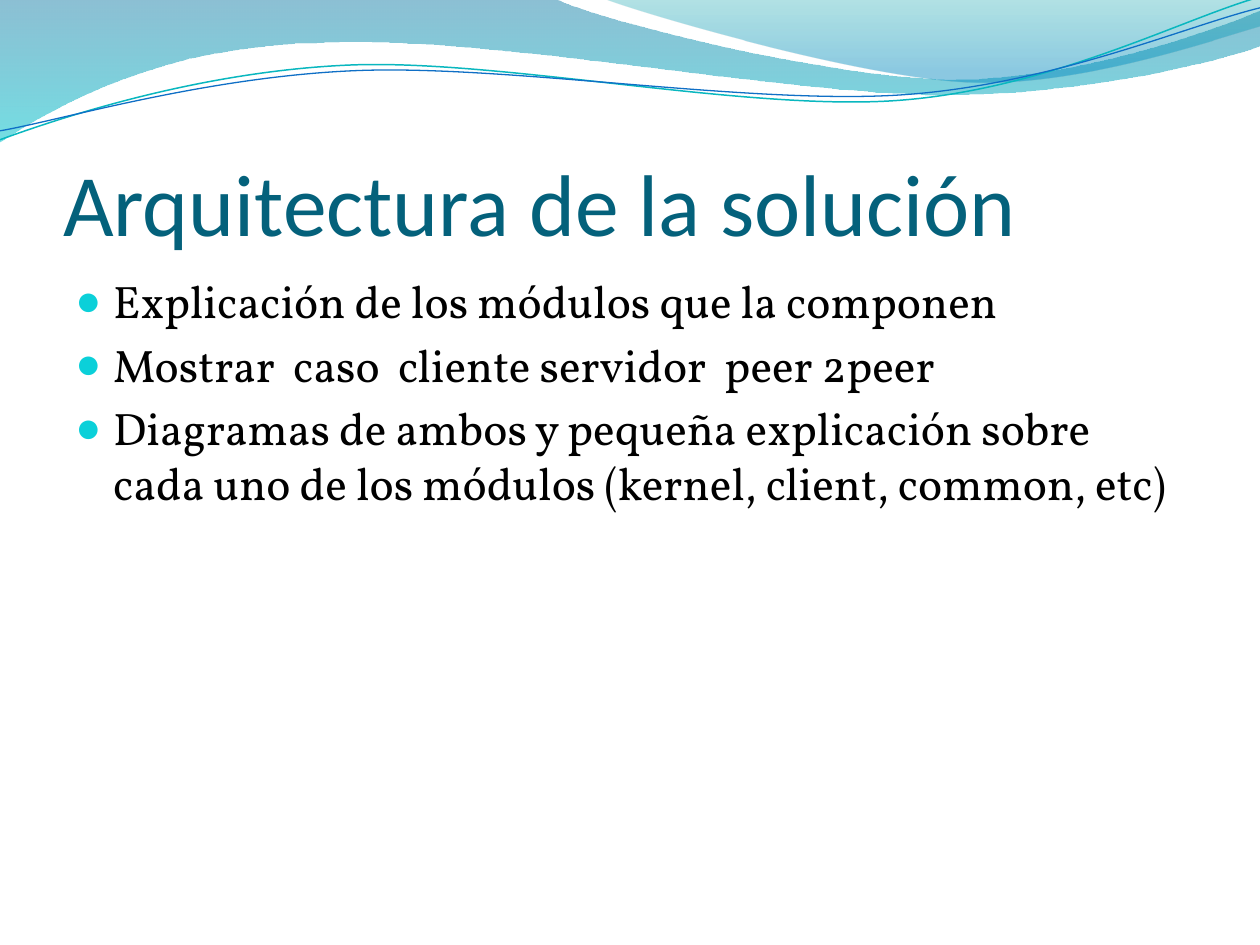
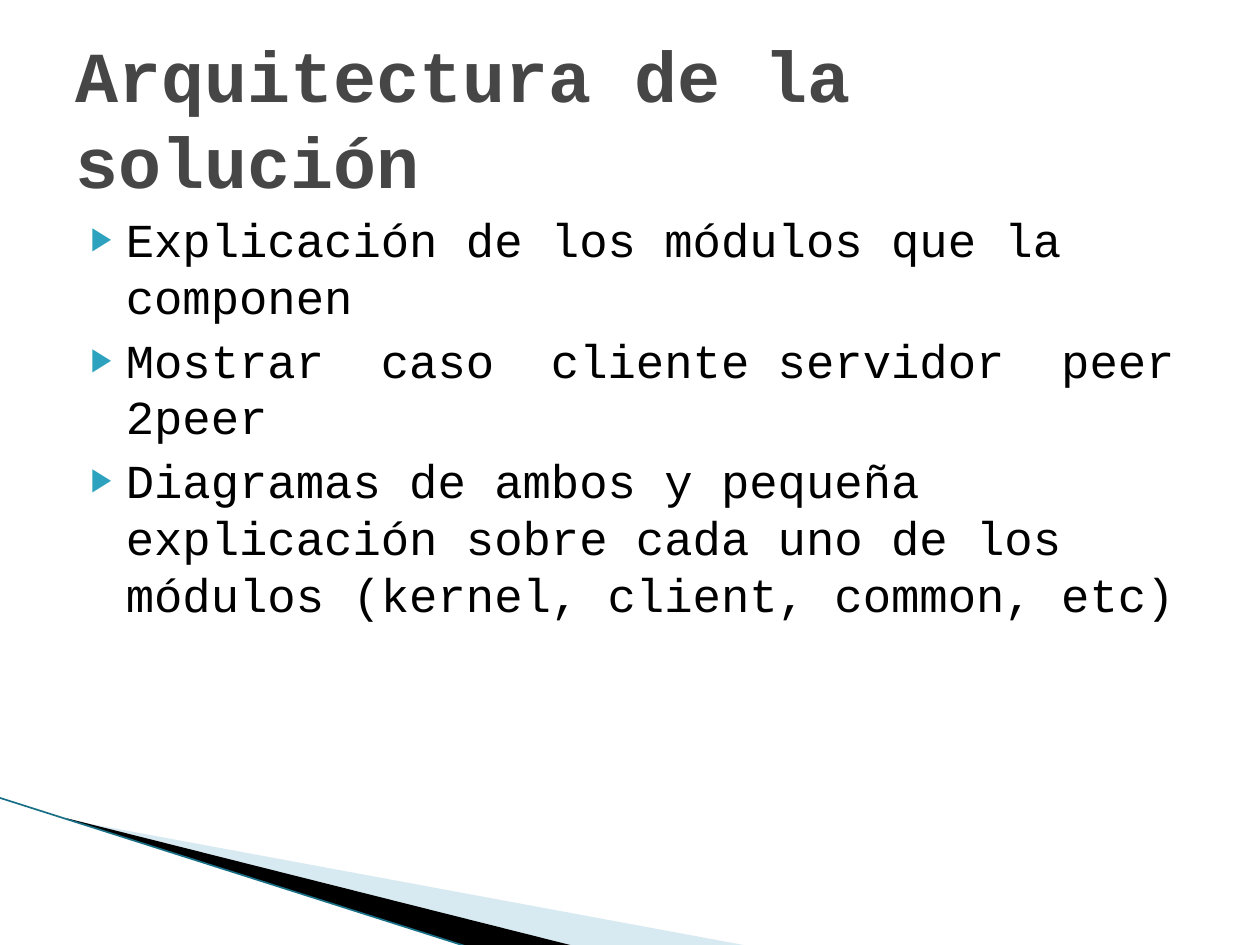
Before and after one commit to maurociancio/parallel-editor, a slide deck: slide 10 of doc/presentacion/presentacion.pptx (slide 8 before the commit). Drawn at 1260x945 pixels with LibreOffice and Linux fonts; fonts in the diff are those of the drawing; background and template pictures are left out. Boxes give left, top, right and bottom in pixels: in the first picture for what was removed or moved away, otherwise in the second. Text is boxed around its words. In the diff, an @@ line names an element or a change of style, - is before the commit and + after.

```diff
--- a/doc/presentacion/presentacion.pptx
+++ b/doc/presentacion/presentacion.pptx
@@ freeform shape removed at box(0, 0, 1260, 142) @@
@@ freeform shape removed at box(0, 0, 1260, 147) @@
@@ freeform shape removed at box(0, 8, 1260, 141) @@
@@ freeform shape removed at box(604, 0, 1260, 87) @@
@@ title "Arquitectura de la solución": place and size @@
-title "Arquitectura de la solución" at box(63, 175, 1015, 250)
+title "Arquitectura de la solución" at box(75, 51, 850, 189)
@@ title "Arquitectura de la solución" at box(75, 51, 850, 189): size 50 to 41 pt, font Calibri to Courier New, text colour #04617B to #464646, bold on; vertical alignment bottom to middle @@
@@ text "Explicación de los módulos que ...": place and size @@
-text "Explicación de los módulos que ..." at box(113, 285, 1166, 513)
+text "Explicación de los módulos que ..." at box(126, 223, 1174, 622)
@@ text "Explicación de los módulos que ..." at box(126, 223, 1174, 622): size 26 to 27 pt, font Vollkorn to Courier New; bullet ● to ▶; less space between paragraphs; bullet colour #0BD0D9 to #2DA2BF @@
@@ freeform shape added at box(98, 689, 622, 888), fill #A0CBDC at 40% opacity @@
@@ freeform shape added at box(0, 798, 517, 914), fill #000000 @@
@@ line added from (0, 798) to (467, 945), #97C5D8 0.95 pt @@
```
Also in this commit, not shown: 11 other slides changed, 4 slides added, 2 slides removed.
